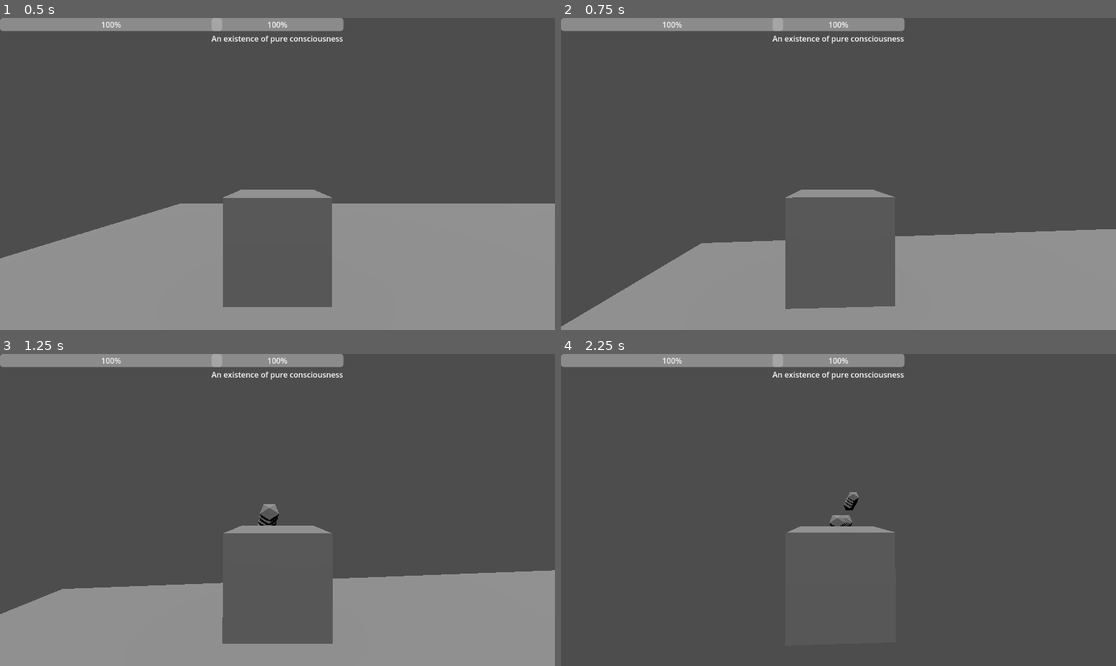
Above: before the commit, frames 1-4 (two rows, left to right).
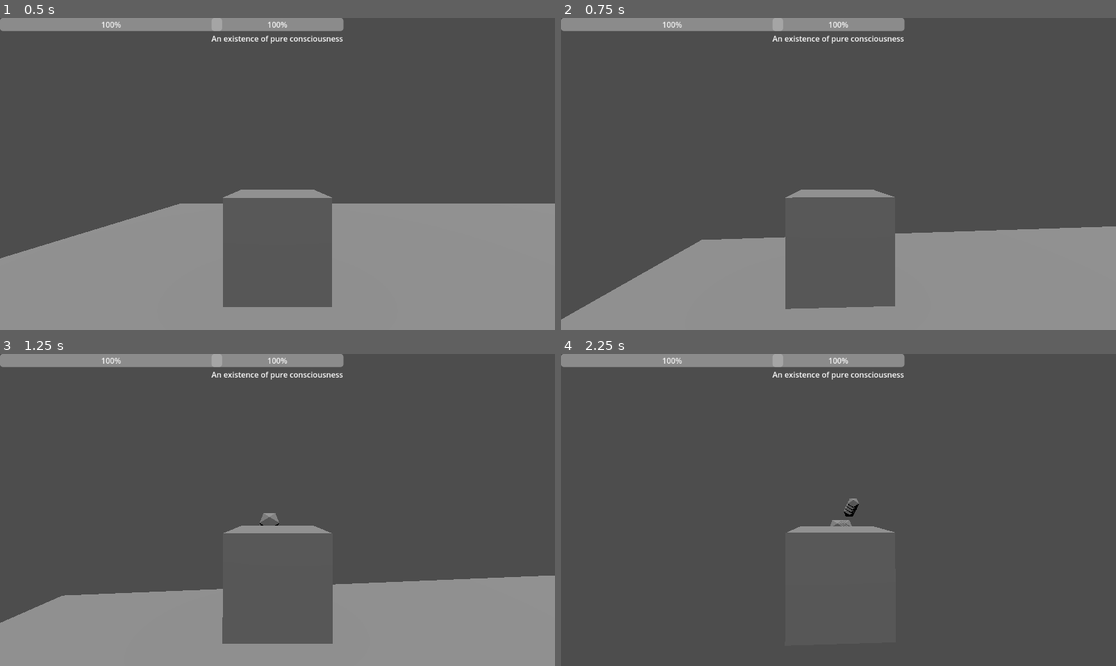
Above: after the commit, the same moments.

Repository: RavenRandomz/cube-extentialis-bossfight
Game: Godot game, scene res://testworld.tscn
The game is run twice, just before and just after one commit, with the same random seed, the same clock (stepped at 60 frames per second) and the same inputs.
Inputs (mouse positions are in pixels of both pictures, inside the frame that each line leads up to):
- Up to frame 1 (0.5 s): no input
- Up to frame 2 (0.75 s): tap Enter at 0.5 s; move the mouse to (866, 174) at 0.52 s; hold W (player_forward) from 0.53 s (still down); tap Space (player_jump) at 0.6 s; click (866, 174) at 0.67 s
- Up to frame 3 (1.25 s): keep holding W (player_forward); tap Space (player_jump) at 0.77, 1.07 s
- Up to frame 4 (2.25 s): keep holding W (player_forward); move the mouse to (810, 510) at 1.27 s; click (810, 510) at 1.35 s; tap Space (player_jump) at 1.52, 1.55, 1.82 s; move the mouse to (849, 503) at 2.02 s; hold Shift from 2.03 s (still down)

Frame 1 is identical in both runs. In frame 2, 0.9% of the frame differs, in the area x 0-100%, y 66-99%; in frame 3, 1.7%, in the area x 0-100%, y 48-87%; in frame 4, 0.2%.

Commit message:
Have player jump input handled via signals

Diff:
--- a/scripts/player.gd
+++ b/scripts/player.gd
@@ -76,14 +76,9 @@
 
 
 func _handle_input_logic(translational_input, delta):
-	_handle_jump_logic(delta)
 	if not is_stunned():
 		var direction_basis = (camera.transform.basis * Vector3(translational_input.x, 0, translational_input.y)).normalized()
 		player_movement_handler.controlled_translational_motion(direction_basis)
-
-func _handle_jump_logic(delta):
-	if Input.is_action_just_pressed("player_jump") and is_on_floor():
-		velocity.y = jump_speed
 
 func _on_player_bullet_fire():
 	bullet_source.fire()
